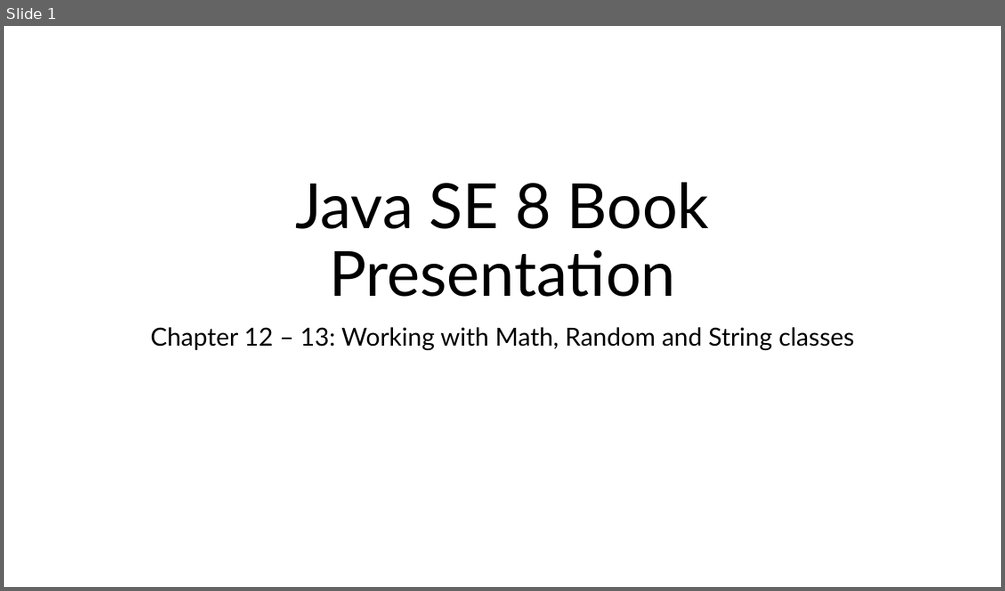
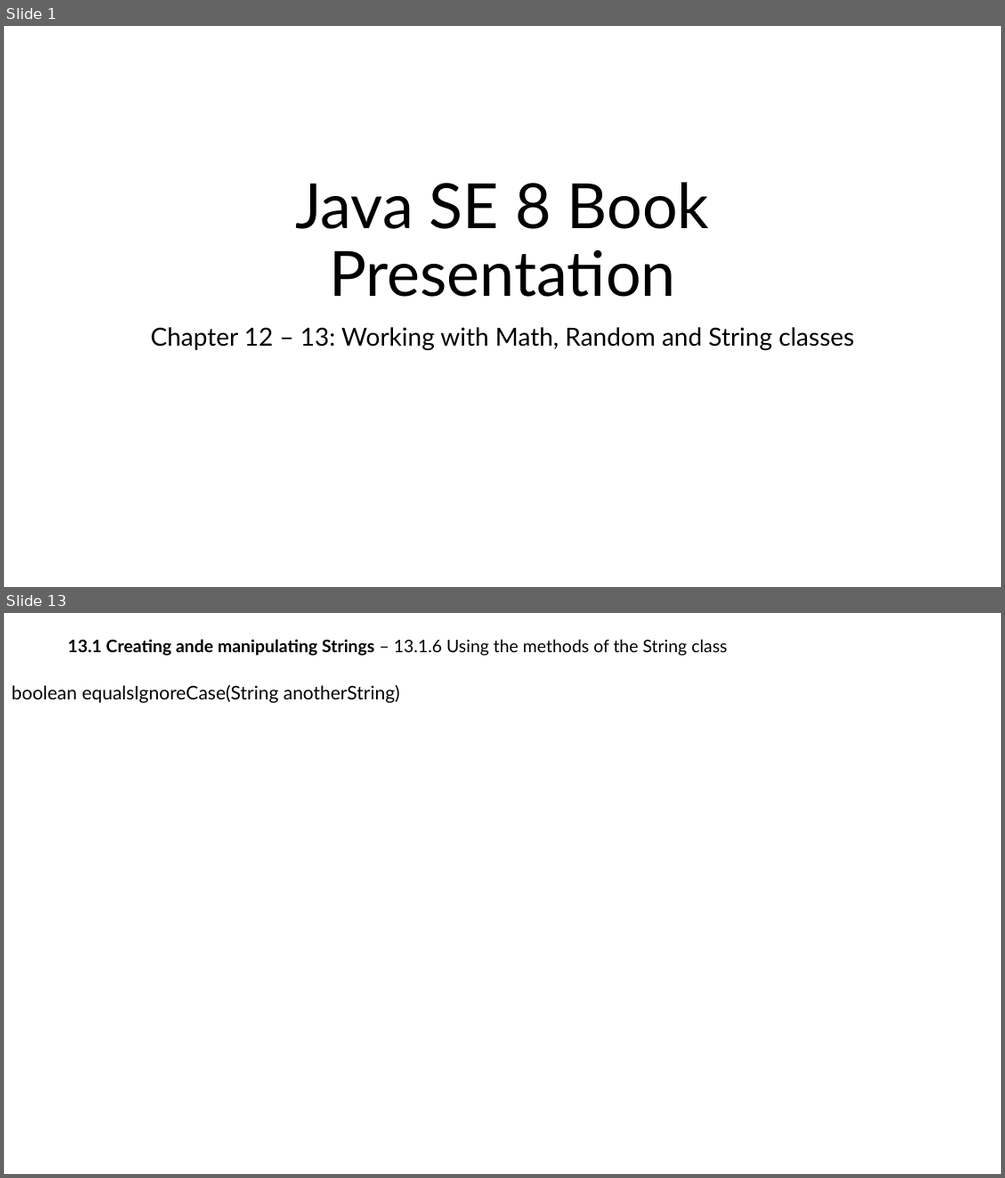
Before and after one commit to MaiDinhVinh/CS-Java, a slide deck: Java SE 8 Teaching Material/Chapter 12 + 13 - Working with Math, Random and String classes/Chapter 12 + 13 - Working with Math, Random and String classes.pptx. Shown one above the other, each under a label of ours: slide 1 before the commit, slides 1 and 13 after it; the slides between them are not shown. The pictures are 1005x591 and 1005x1178 pixels, drawn with LibreOffice and Linux fonts; fonts in the diff are those of the drawing. Boxes give left, top, right and bottom in pixels: in the first picture for what was removed or moved away, otherwise in the second. Text is boxed around its words. In the diff, an @@ line names an element or a change of style, - is before the commit and + after.

```diff
--- a/Java SE 8 Teaching Material/Chapter 12 + 13 - Working with Math, Random and String classes/Chapter 12 + 13 - Working with Math, Random and String classes.pptx
+++ b/Java SE 8 Teaching Material/Chapter 12 + 13 - Working with Math, Random and String classes/Chapter 12 + 13 - Working with Math, Random and String classes.pptx
@@ slide 13 added at <box>4,613,1001,1174</box>, background #FFFFFF @@
@@ subtitle added at <box>68,639,727,656</box>, 16.6 pt, text #000000 @@
+13.1 Creating ande manipulating Strings – 13.1.6 Using the methods of the String class
@@ text added at <box>11,685,400,703</box>, 18 pt, text #000000 @@
+boolean equalsIgnoreCase(String anotherString)
```
Also in this commit, not shown: 1 slide changed, 13 other slides added.
